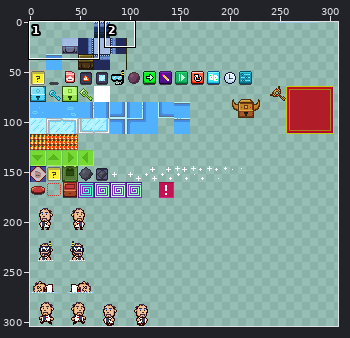
One commit to this sprite sheet: public/sprite-sheet.png. Above: a wide view before the commit, with the close-up outlined.
Close-up. Before the commit:
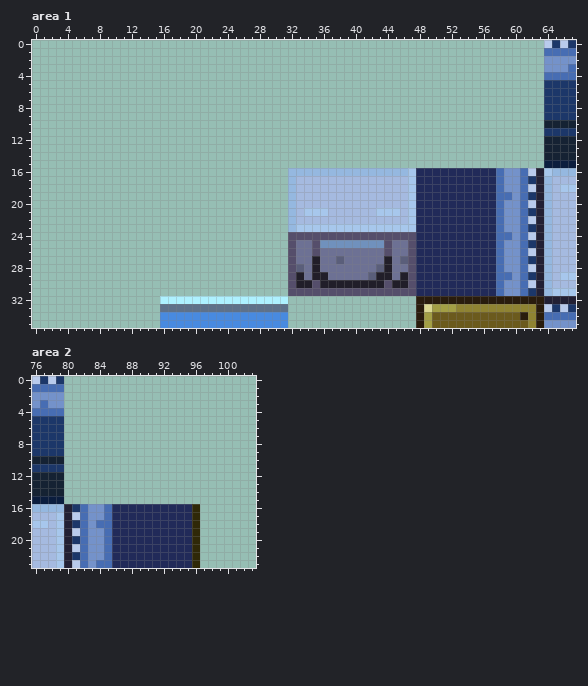
The file is 368x304 pixels. Colours within 5 levels of each other are drawn and written as one. Shown: area 1: x 0..67, y 0..35; area 2: x 76..103, y 0..23. The wide view leaves out empty margins.
Now the later version:
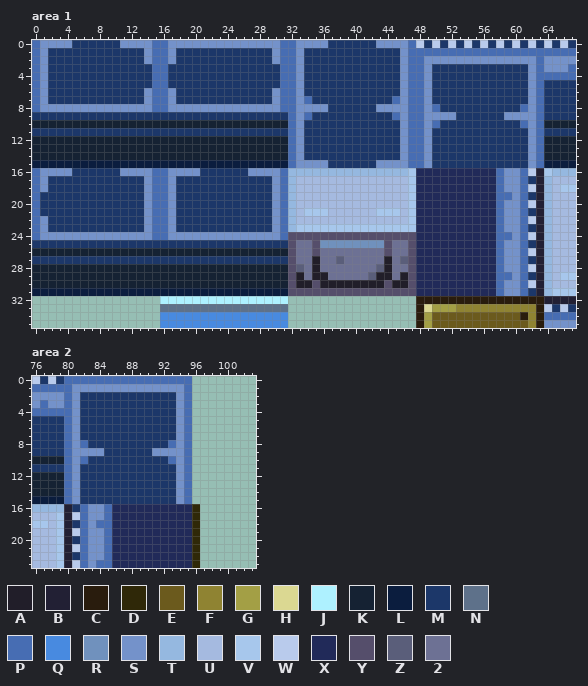
Palette (. is transparent): A #211e29  B #222034  C #291c0d  D #2f2808  E #6b5a1d  F #8f8332  G #a39f45  H #dbd892  J #aef1ff  K #152233  L #0b1d3e  M #1c3769  N #5e718a  P #476db3  Q #488ae0  R #7091bd  S #7492ca  T #95b8e0  U #a5bae0  V #a7c7ec  W #b9cbec  X #212a59  Y #554e6b  Z #5a5e7a  2 #6d7194
From old to new:
Area 1:
Colour K now appears in row 10 at x 0 to 31; in rows 12 to 14 at x 0 to 31; in row 26 at x 0 to 31; in rows 28 to 30 at x 0 to 31.
Colour L now appears in row 15 at x 0 to 31; in row 31 at x 0 to 31.
Colour M now appears in row 0 at x 5 to 10, 37 to 42, 49, 51, 53, 55, 57, 59, 61 and 63; in rows 1 to 2 at x 2 to 13, 18 to 29 and 34 to 45; in rows 3 to 5 at x 2 to 14, 17 to 30, 34 to 45 and 50 to 61; in row 6 at x 2 to 13, 18 to 29, 34 to 45 and 50 to 61; in row 7 at x 2 to 13, 18 to 29, 35 to 44 and 50 to 61; in row 8 at x 37 to 42 and 51 to 60.
Colour M now appears in row 9 at x 0 to 31, 35 to 44 and 53 to 58; in row 10 at x 34 to 45 and 51 to 60; in row 11 at x 0 to 31, 34 to 45 and 50 to 61; in rows 12 to 14 at x 34 to 45 and 50 to 61; in row 15 at x 37 to 42 and 50 to 61; in row 16 at x 5 to 10 and 21 to 26.
Colour M now appears in rows 17 to 18 at x 2 to 13 and 18 to 29; in rows 19 to 21 at x 1 to 13 and 18 to 29; in rows 22 to 23 at x 2 to 13 and 18 to 29; in row 25 at x 0 to 31; in row 27 at x 0 to 31.
Colour P now appears in row 0 at x 0, 15 to 16, 31 to 32 and 47; in row 1 at x 0, 15 to 16, 31 to 32 and 47 to 63; in rows 2 to 6 at x 0, 15 to 16, 31 to 32, 47 to 48 and 63; in row 7 at x 0, 15 to 16, 31 to 32, 34, 45, 47 to 48 and 63; in row 8 at x 0, 15 to 16, 31 to 32, 47 to 48, 50, 61 and 63; in row 9 at x 32, 34, 45, 47 to 48 and 63.
Colour P now appears in row 10 at x 32, 47 to 48, 50, 61 and 63; in rows 11 to 15 at x 32, 47 to 48 and 63; in rows 16 to 24 at x 0, 15 to 16 and 31.
Colour S now appears in row 0 at x 1 to 4, 11 to 14, 17 to 30, 33 to 36 and 43 to 46; in row 1 at x 1, 14, 17, 30, 33 and 46; in row 2 at x 1, 14, 17, 30, 33, 46 and 49 to 62; in rows 3 to 5 at x 1, 33, 46, 49 and 62; in rows 6 to 7 at x 1, 14, 17, 30, 33, 46, 49 and 62; in row 8 at x 1 to 14, 17 to 30, 33 to 36, 43 to 46, 49 and 62.
Colour S now appears in row 9 at x 33, 46, 49 to 52 and 59 to 62; in rows 10 to 14 at x 33, 46, 49 and 62; in row 15 at x 33 to 36, 43 to 46, 49 and 62; in row 16 at x 1 to 4, 11 to 14, 17 to 20 and 27 to 30; in rows 17 to 18 at x 1, 14, 17 and 30; in rows 19 to 21 at x 14, 17 and 30.
Colour S now appears in rows 22 to 23 at x 1, 14, 17 and 30; in row 24 at x 1 to 14 and 17 to 30.
Colour W now appears in row 0 at x 48, 50, 52, 54, 56, 58, 60 and 62.
Area 2:
Colour M now appears in rows 2 to 7 at x 82 to 93; in row 8 at x 83 to 92; in row 9 at x 85 to 90; in row 10 at x 83 to 92; in rows 11 to 15 at x 82 to 93.
Colour P now appears in row 0 at x 80 to 95; in rows 1 to 7 at x 80 and 95; in row 8 at x 80, 82, 93 and 95; in row 9 at x 80 and 95; in row 10 at x 80, 82, 93 and 95; in rows 11 to 15 at x 80 and 95.
Colour S now appears in row 1 at x 81 to 94; in rows 2 to 8 at x 81 and 94; in row 9 at x 81 to 84 and 91 to 94; in rows 10 to 15 at x 81 and 94.
Pixel boxes of the changes (left, top, right, bottom) in both close-ups:
added: (32, 40, 544, 296)
added: (64, 376, 192, 504)
